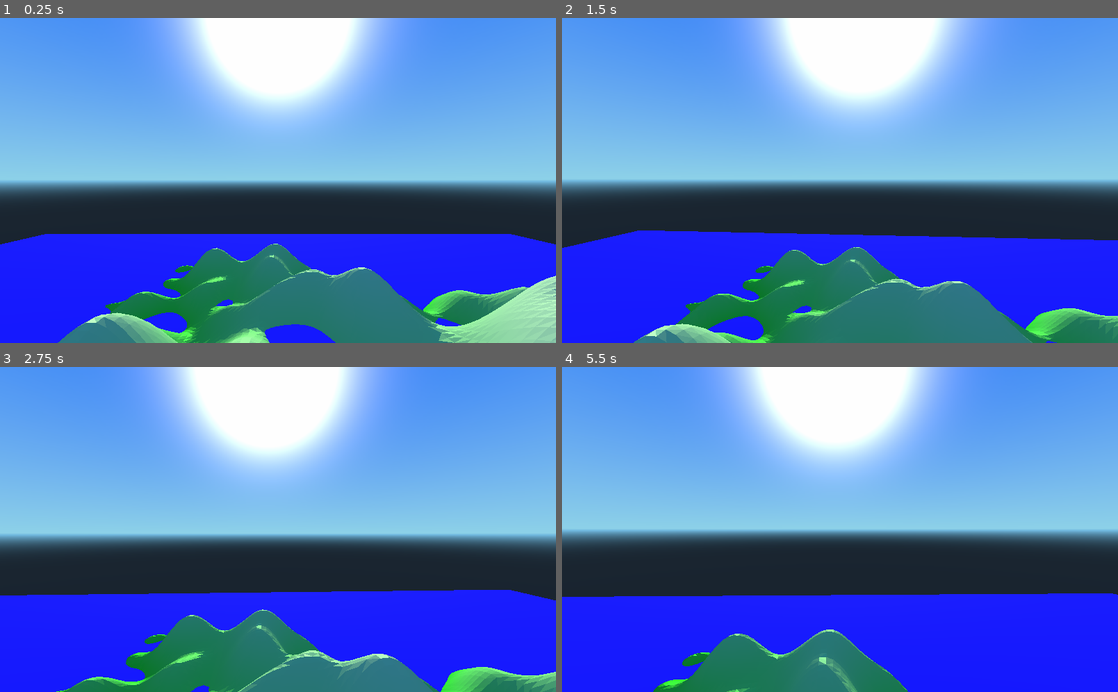
Above: before the commit, frames 1-4 (two rows, left to right).
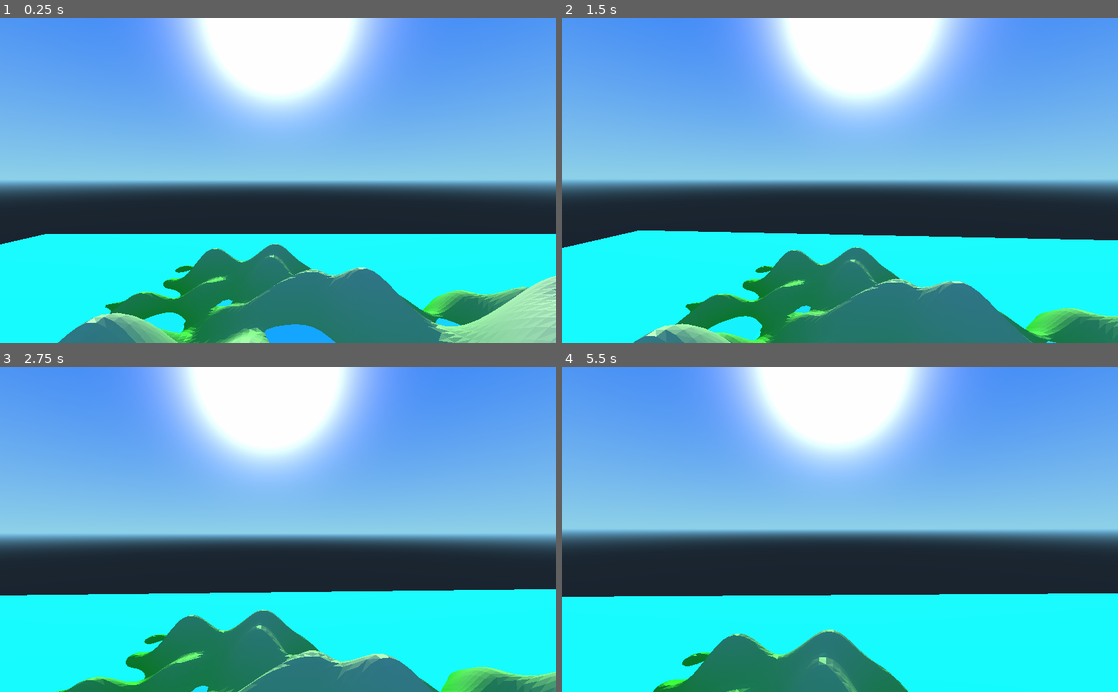
Above: after the commit, the same moments.

Repository: MichaelReel/Terrain_Scratch
Game: Godot game, scene res://Root.tscn
Two runs of this game, one before a commit and one after it. Both use one fixed random seed, a clock stepped at 60 frames per second and the inputs below.
Inputs (mouse positions are in pixels of both pictures, inside the frame that each line leads up to):
- Up to frame 1 (0.25 s): no input
- Up to frame 2 (1.5 s): tap Enter at 0.5 s; move the mouse to (867, 180) at 0.52 s; hold W (forward) from 0.53 s (still down); move the mouse to (812, 180) at 1.27 s
- Up to frame 3 (2.75 s): keep holding W (forward); move the mouse to (289, 523) at 2.02 s
- Up to frame 4 (5.5 s): keep holding W (forward); move the mouse to (834, 536) at 2.77 s; move the mouse to (878, 532) at 3.52 s; move the mouse to (795, 526) at 4.27 s; move the mouse to (845, 529) at 5.02 s

The runs differ from the first frame. In frame 1, 18% of the frame differs, in the area x 0-100%, y 66-100%; in frame 2, 20%; in frame 3, 21%; in frame 4, 24%, in the area x 0-100%, y 69-100%.

Commit message:
More 'scratching', trying to id water surfaces separately. Need to think whether the chunking structure is worth the complexity or not at this stage.

Diff:
--- a/Graph.gd
+++ b/Graph.gd
@@ -207,24 +207,57 @@
 			vertex_grid[z][x].set_y(corner.height)
 			vertex_grid[z][x].set_water_height(corner.water_height)
 
-	# Set grid cell water heights for grids that are water level
-	for quad in quads:
-		quad.water_level = null
-		var is_level = true
-		# water levels must all be equal
-		var water_height = quad.A(vertex_grid).water_pos.y
-		for corner in [quad.B(vertex_grid), quad.C(vertex_grid), quad.D(vertex_grid)]:
-			if water_height != corner.water_pos.y :
-				is_level = false
-		if not is_level:
-			continue
-		var terrain_lower = false
-		# one corner must be lower that the water level
-		for corner in [quad.A(vertex_grid), quad.B(vertex_grid), quad.C(vertex_grid), quad.D(vertex_grid)]:
-			if water_height > corner.pos.y:
-				terrain_lower = true
-		if terrain_lower:
-			quad.water_level = water_height
+#	# Set grid cell water heights for grids that are water level
+#	for quad in quads:
+#		quad.water_level = null
+#		var is_level = true
+#		# water levels must all be equal
+#		var water_height = quad.A(vertex_grid).water_pos.y
+#		for corner in [quad.B(vertex_grid), quad.C(vertex_grid), quad.D(vertex_grid)]:
+#			if water_height != corner.water_pos.y :
+#				is_level = false
+#		if not is_level:
+#			continue
+#		var terrain_lower = false
+#		# one corner must be lower that the water level
+#		for corner in [quad.A(vertex_grid), quad.B(vertex_grid), quad.C(vertex_grid), quad.D(vertex_grid)]:
+#			if water_height > corner.pos.y:
+#				terrain_lower = true
+#		if terrain_lower:
+#			quad.water_level = water_height
+
+func create_water_display_features(surface, surfTool):
+	# Find a rectangle that contains all the points in the surface
+	var bounds = Rect2(surface.front().grid_x, surface.front().grid_z, 0, 0)
+	for h in surface:
+		if h.grid_x < bounds.position.x:
+			bounds.position.x = h.grid_x
+		elif h.grid_x > bounds.end.x:
+			bounds.end.x = h.grid_x
+		if h.grid_z < bounds.position.y:
+			bounds.position.y = h.grid_z
+		elif h.grid_z > bounds.end.y:
+			bounds.end.y = h.grid_z
+
+	# TEMP DEBUG: draw the dirty big rectangle
+	var quad = Quad.new(bounds.position.x, bounds.position.y, bounds.end.x, bounds.end.y)
+	var water_level = surface.front().water_height
+
+	# TODO: The magic numbers here are due to ignoring the chunking in TerrainDemo.gd
+	#       This is also what's causing the duplicate water surfaces
+
+	var a = Vector3(bounds.position.x / 256.0, water_level, bounds.position.y / 256.0)
+	var b = Vector3(bounds.end.x / 256.0, water_level, bounds.position.y / 256.0)
+	var c = Vector3(bounds.position.x / 256.0, water_level, bounds.end.y / 256.0)
+	var d = Vector3(bounds.end.x / 256.0, water_level, bounds.end.y / 256.0)
+
+	surfTool.add_vertex(a)
+	surfTool.add_vertex(b)
+	surfTool.add_vertex(d)
+
+	surfTool.add_vertex(a)
+	surfTool.add_vertex(d)
+	surfTool.add_vertex(c)
 
 func get_grid_neighbours(h, diamond = false):
 	var neighbours = []
@@ -318,7 +351,6 @@
 			if ind and n.water_body_ind != ind:
 				# 2 body indexes have met, need to merge
 				var moving_ind = n.water_body_ind
-				# print ("merging: " + str(ind) + ", " + str(moving_ind))
 				for mover in water_surfaces[moving_ind]:
 					mover.water_body_ind = ind
 				water_surfaces[ind] += water_surfaces[moving_ind]
@@ -345,24 +377,34 @@
 	set_height_features(h_offset.x, h_offset.y)
 
 	var mesh = Mesh.new()
+
+	# Draw the terrain base height map
 	var surfTool = SurfaceTool.new()
-	var waterSurface = SurfaceTool.new()
-
 	var color_scale = (2.0 / (max_height - min_height))
-
 	surfTool.begin(Mesh.PRIMITIVE_TRIANGLES)
-	waterSurface.begin(Mesh.PRIMITIVE_TRIANGLES)
-	waterSurface.add_color(Color(0.0, 0.0, 1.0, 0.25))
-
 	for quad in quads:
 		draw_terrain_quad(surfTool, quad, color_scale)
-		draw_water_quad(waterSurface, quad)
 
 	surfTool.generate_normals()
 	surfTool.commit(mesh)
 
-	waterSurface.generate_normals()
-	waterSurface.commit(mesh)
+	# Create and draw the water surfaces
+
+	# TODO: Need to determine which water surfaces are relevant and crop accordingly
+	#       Alternatively, drop the whole chunking thing and just generate everything in one big lump, at least at this level
+
+	var surf_ind = 0
+	var surf_step = 1.0 / len(water_surfaces)
+	for surface in water_surfaces:
+		var waterSurface = SurfaceTool.new()
+		waterSurface.begin(Mesh.PRIMITIVE_TRIANGLES)
+		waterSurface.add_color(Color(0.0, surf_step * surf_ind, 1.0, 0.25))
+
+		create_water_display_features(surface, waterSurface)
+
+		waterSurface.generate_normals()
+		waterSurface.commit(mesh)
+		surf_ind += 1
 
 	return mesh
 
@@ -401,18 +443,6 @@
 		add_coloured_vertex(surfTool, quad.B(vertex_grid).pos, color_scale)
 		add_coloured_vertex(surfTool, quad.D(vertex_grid).pos, color_scale)
 		add_coloured_vertex(surfTool, quad.C(vertex_grid).pos, color_scale)
-
-func draw_water_quad(surfTool, quad):
-	# If ABCD water levels are over-terrain and the same height:
-	if quad.water_level:
-
-		surfTool.add_vertex(quad.A(vertex_grid).water_pos)
-		surfTool.add_vertex(quad.B(vertex_grid).water_pos)
-		surfTool.add_vertex(quad.D(vertex_grid).water_pos)
-
-		surfTool.add_vertex(quad.A(vertex_grid).water_pos)
-		surfTool.add_vertex(quad.D(vertex_grid).water_pos)
-		surfTool.add_vertex(quad.C(vertex_grid).water_pos)
 
 func add_coloured_vertex(surfTool, pos, color_scale):
 	var height = pos.y
